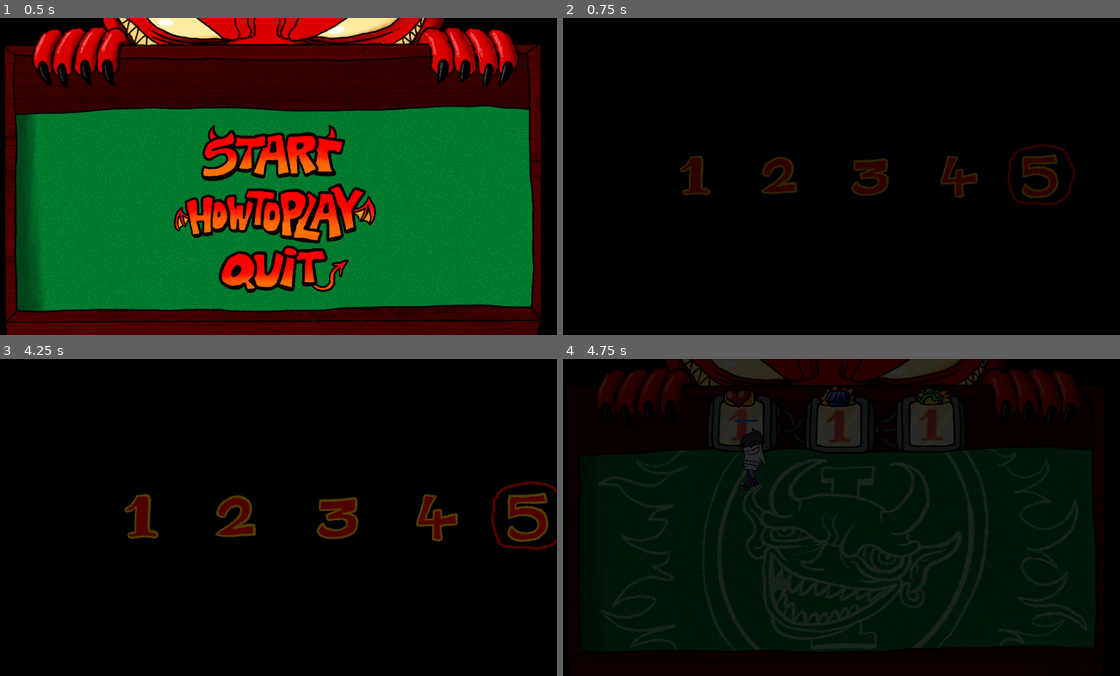
Above: before the commit, frames 1-4 (two rows, left to right).
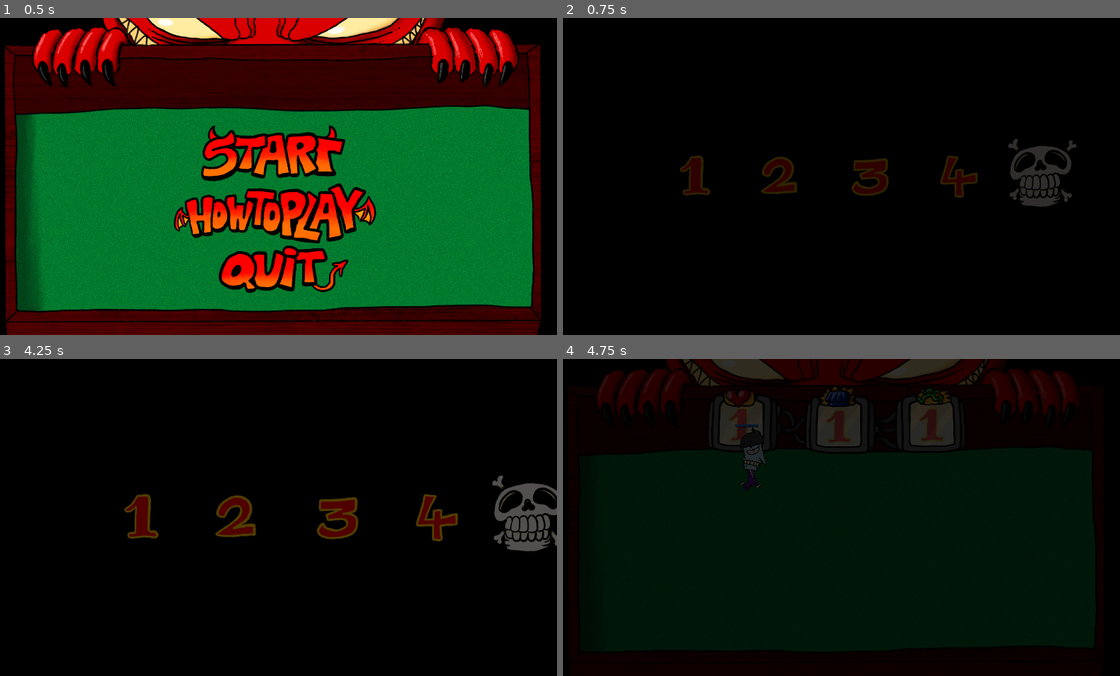
Above: after the commit, the same moments.

Repository: TheSeahorse/GMTK2022
Game: Godot game, scene res://Main.tscn
The game is run twice, just before and just after one commit, with the same random seed, the same clock (stepped at 60 frames per second) and the same inputs.
Inputs (mouse positions are in pixels of both pictures, inside the frame that each line leads up to):
- Up to frame 1 (0.5 s): no input
- Up to frame 2 (0.75 s): click (835, 154) at 0.5 s
- Up to frame 3 (4.25 s): move the mouse to (401, 501) at 1.27 s; hold D (move_right) 1.28-2.03 s; hold Right mouse button (attack) 1.28-2.03 s; tap Enter at 2, 3.5 s; move the mouse to (161, 533) at 2.02 s; hold S (move_down) 2.03-2.78 s; click (161, 533) at 2.1 s; tap Space at 2.75 s; move the mouse to (328, 447) at 2.77 s; hold D (move_right) 2.78-3.53 s; hold Right mouse button (attack) 2.78-3.53 s; move the mouse to (245, 580) at 3.52 s; hold W (move_up) from 3.53 s (still down); click (245, 580) at 3.6 s
- Up to frame 4 (4.75 s): move the mouse to (1008, 565) at 4.27 s; release W (move_up) at 4.28 s; hold A (move_left) from 4.28 s (still down); hold Right mouse button (attack) from 4.28 s (still down)

Frame 1 is identical in both runs. In frame 2, 1.5% of the frame differs, in the area x 79-93%, y 38-60%; in frame 3, 1.9%; in frame 4, 3.5%, in the area x 6-95%, y 19-92%.

Commit message:
cooldown clearer

Diff:
--- a/Game.tscn
+++ b/Game.tscn
@@ -10,12 +10,13 @@
 [ext_resource path="res://assets/Backgrounds/board5.png" type="Texture" id=8]
 [ext_resource path="res://assets/Backgrounds/level_transition.png" type="Texture" id=9]
 [ext_resource path="res://assets/Backgrounds/black.png" type="Texture" id=10]
+[ext_resource path="res://assets/Backgrounds/menu_background.png" type="Texture" id=11]
 
 [sub_resource type="SpriteFrames" id=1]
 animations = [ {
-"frames": [ ExtResource( 2 ) ],
-"loop": true,
-"name": "1",
+"frames": [ ExtResource( 8 ) ],
+"loop": true,
+"name": "5",
 "speed": 5.0
 }, {
 "frames": [ ExtResource( 7 ) ],
@@ -23,6 +24,11 @@
 "name": "2",
 "speed": 5.0
 }, {
+"frames": [ ExtResource( 2 ) ],
+"loop": true,
+"name": "1",
+"speed": 5.0
+}, {
 "frames": [ ExtResource( 6 ) ],
 "loop": true,
 "name": "4",
@@ -33,9 +39,9 @@
 "name": "3",
 "speed": 5.0
 }, {
-"frames": [ ExtResource( 7 ) ],
-"loop": true,
-"name": "2",
+"frames": [ ExtResource( 11 ) ],
+"loop": true,
+"name": "0",
 "speed": 5.0
 } ]
 
@@ -363,7 +369,7 @@
 
 [node name="Background" type="AnimatedSprite" parent="."]
 frames = SubResource( 1 )
-animation = "1"
+animation = "0"
 centered = false
 
 [node name="Hud" parent="." instance=ExtResource( 3 )]
--- a/Player.tscn
+++ b/Player.tscn
@@ -17,40 +17,135 @@
 atlas = ExtResource( 4 )
 region = Rect2( 0, 0, 402, 642 )
 
-[sub_resource type="AtlasTexture" id=34]
-flags = 4
-atlas = ExtResource( 8 )
-region = Rect2( 0, 0, 132, 129 )
-
-[sub_resource type="AtlasTexture" id=35]
-flags = 4
-atlas = ExtResource( 8 )
-region = Rect2( 0, 129, 132, 129 )
-
-[sub_resource type="AtlasTexture" id=36]
-flags = 4
-atlas = ExtResource( 8 )
-region = Rect2( 0, 258, 132, 129 )
-
-[sub_resource type="AtlasTexture" id=37]
-flags = 4
-atlas = ExtResource( 8 )
-region = Rect2( 0, 387, 132, 129 )
-
-[sub_resource type="AtlasTexture" id=38]
-flags = 4
-atlas = ExtResource( 8 )
-region = Rect2( 0, 516, 132, 129 )
-
-[sub_resource type="AtlasTexture" id=39]
-flags = 4
-atlas = ExtResource( 8 )
-region = Rect2( 0, 645, 132, 129 )
-
-[sub_resource type="AtlasTexture" id=40]
-flags = 4
-atlas = ExtResource( 8 )
-region = Rect2( 0, 774, 132, 129 )
+[sub_resource type="AtlasTexture" id=3]
+flags = 4
+atlas = ExtResource( 1 )
+region = Rect2( 0, 0, 402, 642 )
+
+[sub_resource type="AtlasTexture" id=4]
+flags = 4
+atlas = ExtResource( 1 )
+region = Rect2( 0, 642, 402, 642 )
+
+[sub_resource type="AtlasTexture" id=5]
+flags = 4
+atlas = ExtResource( 1 )
+region = Rect2( 0, 1284, 402, 642 )
+
+[sub_resource type="AtlasTexture" id=6]
+flags = 4
+atlas = ExtResource( 1 )
+region = Rect2( 0, 1926, 402, 642 )
+
+[sub_resource type="AtlasTexture" id=7]
+flags = 4
+atlas = ExtResource( 1 )
+region = Rect2( 0, 2568, 402, 642 )
+
+[sub_resource type="AtlasTexture" id=8]
+flags = 4
+atlas = ExtResource( 1 )
+region = Rect2( 0, 3210, 402, 642 )
+
+[sub_resource type="AtlasTexture" id=12]
+flags = 4
+atlas = ExtResource( 4 )
+region = Rect2( 0, 0, 402, 642 )
+
+[sub_resource type="AtlasTexture" id=13]
+flags = 4
+atlas = ExtResource( 4 )
+region = Rect2( 0, 642, 402, 642 )
+
+[sub_resource type="AtlasTexture" id=14]
+flags = 4
+atlas = ExtResource( 4 )
+region = Rect2( 0, 1284, 402, 642 )
+
+[sub_resource type="AtlasTexture" id=15]
+flags = 4
+atlas = ExtResource( 4 )
+region = Rect2( 0, 1926, 402, 642 )
+
+[sub_resource type="AtlasTexture" id=16]
+flags = 4
+atlas = ExtResource( 4 )
+region = Rect2( 0, 2568, 402, 642 )
+
+[sub_resource type="AtlasTexture" id=17]
+flags = 4
+atlas = ExtResource( 4 )
+region = Rect2( 0, 3210, 402, 642 )
+
+[sub_resource type="AtlasTexture" id=45]
+flags = 4
+atlas = ExtResource( 8 )
+region = Rect2( 0, 0, 409, 402 )
+
+[sub_resource type="AtlasTexture" id=46]
+flags = 4
+atlas = ExtResource( 8 )
+region = Rect2( 0, 402, 409, 402 )
+
+[sub_resource type="AtlasTexture" id=47]
+flags = 4
+atlas = ExtResource( 8 )
+region = Rect2( 0, 804, 409, 402 )
+
+[sub_resource type="AtlasTexture" id=48]
+flags = 4
+atlas = ExtResource( 8 )
+region = Rect2( 0, 1206, 409, 402 )
+
+[sub_resource type="AtlasTexture" id=49]
+flags = 4
+atlas = ExtResource( 8 )
+region = Rect2( 0, 1608, 409, 402 )
+
+[sub_resource type="AtlasTexture" id=50]
+flags = 4
+atlas = ExtResource( 8 )
+region = Rect2( 0, 2010, 409, 402 )
+
+[sub_resource type="AtlasTexture" id=51]
+flags = 4
+atlas = ExtResource( 8 )
+region = Rect2( 0, 2412, 409, 402 )
+
+[sub_resource type="AtlasTexture" id=18]
+flags = 4
+atlas = ExtResource( 5 )
+region = Rect2( 0, 0, 402, 642 )
+
+[sub_resource type="AtlasTexture" id=19]
+flags = 4
+atlas = ExtResource( 5 )
+region = Rect2( 0, 642, 402, 642 )
+
+[sub_resource type="AtlasTexture" id=20]
+flags = 4
+atlas = ExtResource( 5 )
+region = Rect2( 0, 1284, 402, 642 )
+
+[sub_resource type="AtlasTexture" id=21]
+flags = 4
+atlas = ExtResource( 5 )
+region = Rect2( 0, 1926, 402, 642 )
+
+[sub_resource type="AtlasTexture" id=22]
+flags = 4
+atlas = ExtResource( 5 )
+region = Rect2( 0, 2568, 402, 642 )
+
+[sub_resource type="AtlasTexture" id=23]
+flags = 4
+atlas = ExtResource( 5 )
+region = Rect2( 0, 3210, 402, 642 )
+
+[sub_resource type="AtlasTexture" id=32]
+flags = 4
+atlas = ExtResource( 5 )
+region = Rect2( 0, 0, 402, 642 )
 
 [sub_resource type="AtlasTexture" id=24]
 flags = 4
@@ -82,110 +177,15 @@
 atlas = ExtResource( 3 )
 region = Rect2( 0, 3210, 402, 642 )
 
-[sub_resource type="AtlasTexture" id=3]
-flags = 4
-atlas = ExtResource( 1 )
-region = Rect2( 0, 0, 402, 642 )
-
-[sub_resource type="AtlasTexture" id=4]
-flags = 4
-atlas = ExtResource( 1 )
-region = Rect2( 0, 642, 402, 642 )
-
-[sub_resource type="AtlasTexture" id=5]
-flags = 4
-atlas = ExtResource( 1 )
-region = Rect2( 0, 1284, 402, 642 )
-
-[sub_resource type="AtlasTexture" id=6]
-flags = 4
-atlas = ExtResource( 1 )
-region = Rect2( 0, 1926, 402, 642 )
-
-[sub_resource type="AtlasTexture" id=7]
-flags = 4
-atlas = ExtResource( 1 )
-region = Rect2( 0, 2568, 402, 642 )
-
-[sub_resource type="AtlasTexture" id=8]
-flags = 4
-atlas = ExtResource( 1 )
-region = Rect2( 0, 3210, 402, 642 )
-
-[sub_resource type="AtlasTexture" id=30]
-flags = 4
-atlas = ExtResource( 3 )
-region = Rect2( 0, 0, 402, 642 )
-
 [sub_resource type="AtlasTexture" id=11]
 flags = 4
 atlas = ExtResource( 1 )
 region = Rect2( 0, 0, 402, 642 )
 
-[sub_resource type="AtlasTexture" id=12]
-flags = 4
-atlas = ExtResource( 4 )
-region = Rect2( 0, 0, 402, 642 )
-
-[sub_resource type="AtlasTexture" id=13]
-flags = 4
-atlas = ExtResource( 4 )
-region = Rect2( 0, 642, 402, 642 )
-
-[sub_resource type="AtlasTexture" id=14]
-flags = 4
-atlas = ExtResource( 4 )
-region = Rect2( 0, 1284, 402, 642 )
-
-[sub_resource type="AtlasTexture" id=15]
-flags = 4
-atlas = ExtResource( 4 )
-region = Rect2( 0, 1926, 402, 642 )
-
-[sub_resource type="AtlasTexture" id=16]
-flags = 4
-atlas = ExtResource( 4 )
-region = Rect2( 0, 2568, 402, 642 )
-
-[sub_resource type="AtlasTexture" id=17]
-flags = 4
-atlas = ExtResource( 4 )
-region = Rect2( 0, 3210, 402, 642 )
-
-[sub_resource type="AtlasTexture" id=32]
-flags = 4
-atlas = ExtResource( 5 )
-region = Rect2( 0, 0, 402, 642 )
-
-[sub_resource type="AtlasTexture" id=18]
-flags = 4
-atlas = ExtResource( 5 )
-region = Rect2( 0, 0, 402, 642 )
-
-[sub_resource type="AtlasTexture" id=19]
-flags = 4
-atlas = ExtResource( 5 )
-region = Rect2( 0, 642, 402, 642 )
-
-[sub_resource type="AtlasTexture" id=20]
-flags = 4
-atlas = ExtResource( 5 )
-region = Rect2( 0, 1284, 402, 642 )
-
-[sub_resource type="AtlasTexture" id=21]
-flags = 4
-atlas = ExtResource( 5 )
-region = Rect2( 0, 1926, 402, 642 )
-
-[sub_resource type="AtlasTexture" id=22]
-flags = 4
-atlas = ExtResource( 5 )
-region = Rect2( 0, 2568, 402, 642 )
-
-[sub_resource type="AtlasTexture" id=23]
-flags = 4
-atlas = ExtResource( 5 )
-region = Rect2( 0, 3210, 402, 642 )
+[sub_resource type="AtlasTexture" id=52]
+flags = 4
+atlas = ExtResource( 3 )
+region = Rect2( 0, 0, 402, 642 )
 
 [sub_resource type="SpriteFrames" id=9]
 animations = [ {
@@ -194,45 +194,45 @@
 "name": "idle_left",
 "speed": 5.0
 }, {
-"frames": [ null, SubResource( 34 ), SubResource( 35 ), SubResource( 36 ), SubResource( 37 ), SubResource( 38 ), SubResource( 39 ), SubResource( 40 ) ],
+"frames": [ SubResource( 3 ), SubResource( 4 ), SubResource( 5 ), SubResource( 6 ), SubResource( 7 ), SubResource( 8 ) ],
+"loop": true,
+"name": "move_down",
+"speed": 12.0
+}, {
+"frames": [ SubResource( 12 ), SubResource( 13 ), SubResource( 14 ), SubResource( 15 ), SubResource( 16 ), SubResource( 17 ) ],
+"loop": true,
+"name": "move_left",
+"speed": 12.0
+}, {
+"frames": [ SubResource( 45 ), SubResource( 46 ), SubResource( 47 ), SubResource( 48 ), SubResource( 49 ), SubResource( 50 ), SubResource( 51 ), null ],
 "loop": true,
 "name": "death",
 "speed": 16.0
 }, {
+"frames": [ SubResource( 18 ), SubResource( 19 ), SubResource( 20 ), SubResource( 21 ), SubResource( 22 ), SubResource( 23 ) ],
+"loop": true,
+"name": "move_up",
+"speed": 12.0
+}, {
+"frames": [ SubResource( 32 ) ],
+"loop": true,
+"name": "idle_up",
+"speed": 5.0
+}, {
 "frames": [ SubResource( 24 ), SubResource( 25 ), SubResource( 26 ), SubResource( 27 ), SubResource( 28 ), SubResource( 29 ) ],
 "loop": true,
 "name": "move_right",
 "speed": 12.0
 }, {
-"frames": [ SubResource( 3 ), SubResource( 4 ), SubResource( 5 ), SubResource( 6 ), SubResource( 7 ), SubResource( 8 ) ],
-"loop": true,
-"name": "move_down",
-"speed": 12.0
-}, {
-"frames": [ SubResource( 30 ) ],
+"frames": [ SubResource( 11 ) ],
+"loop": true,
+"name": "idle_down",
+"speed": 5.0
+}, {
+"frames": [ SubResource( 52 ) ],
 "loop": true,
 "name": "idle_right",
 "speed": 5.0
-}, {
-"frames": [ SubResource( 11 ) ],
-"loop": true,
-"name": "idle_down",
-"speed": 5.0
-}, {
-"frames": [ SubResource( 12 ), SubResource( 13 ), SubResource( 14 ), SubResource( 15 ), SubResource( 16 ), SubResource( 17 ) ],
-"loop": true,
-"name": "move_left",
-"speed": 12.0
-}, {
-"frames": [ SubResource( 32 ) ],
-"loop": true,
-"name": "idle_up",
-"speed": 5.0
-}, {
-"frames": [ SubResource( 18 ), SubResource( 19 ), SubResource( 20 ), SubResource( 21 ), SubResource( 22 ), SubResource( 23 ) ],
-"loop": true,
-"name": "move_up",
-"speed": 12.0
 } ]
 
 [sub_resource type="CapsuleShape2D" id=10]
@@ -360,7 +360,7 @@
 position = Vector2( -2, -58 )
 scale = Vector2( 0.45, 0.45 )
 frames = SubResource( 9 )
-animation = "idle_down"
+animation = "idle_right"
 
 [node name="CollisionShape2D" type="CollisionShape2D" parent="."]
 shape = SubResource( 10 )
@@ -399,10 +399,10 @@
 collision_mask = 4
 
 [node name="Cooldown" type="TextureProgress" parent="."]
-margin_left = -51.0
-margin_top = -216.0
-margin_right = 51.0
-margin_bottom = -207.0
+margin_left = -49.0
+margin_top = -200.0
+margin_right = 53.0
+margin_bottom = -189.0
 mouse_filter = 2
 texture_progress = ExtResource( 7 )
 
Not shown: 1 places in Game.tscn that only renumber resources
Binary file changed: assets/Backgrounds/level_transition.png
Binary file added: assets/HUD/final.png
Not shown, added: assets/HUD/final.png.import
Binary file changed: assets/cooldown_bar.png
